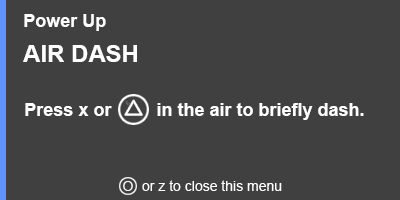
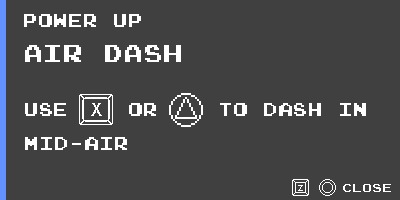
Revision of a layered (400, 200) image; what changed, layer by layer:
renamed "or z to close this menu" to "Key (Small)", hid it, painted on it over [119, 177, 282, 195]
added layer "Circle Button (small)" above "Key (small)1" over [319, 179, 336, 196]
added layer "Key (small)1" above "z" over [292, 179, 309, 196]
added layer "z" above "close" over [298, 185, 303, 191]
added layer "close" above "Triangle Button (Big) copy" over [343, 184, 391, 192]
added layer "Triangle Button (Big) copy" above "Key copy" over [169, 93, 203, 127]
added layer "Key copy" above "X" over [79, 94, 113, 125]
added layer "X" above "USE or to dash in mid-air" over [91, 103, 102, 116]
renamed "Press x or in the air to briefly dash." to "USE or to dash in mid-air", painted on it over [25, 103, 366, 150]
moved "Layer 2" above "Power Up", painted on it over [124, 99, 143, 116]
removed layer "Layer 4 copy 3" over [118, 94, 149, 125]
painted on "Power Up" over [24, 14, 141, 31]
renamed "AIR DASH" to "air dash", painted on it over [23, 45, 181, 62]
